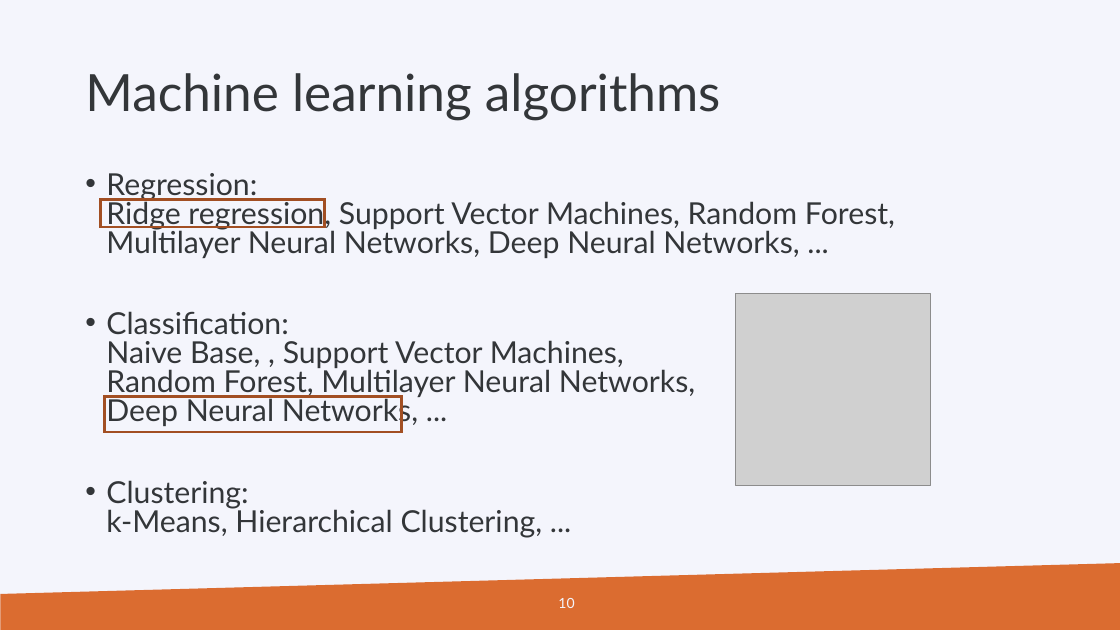
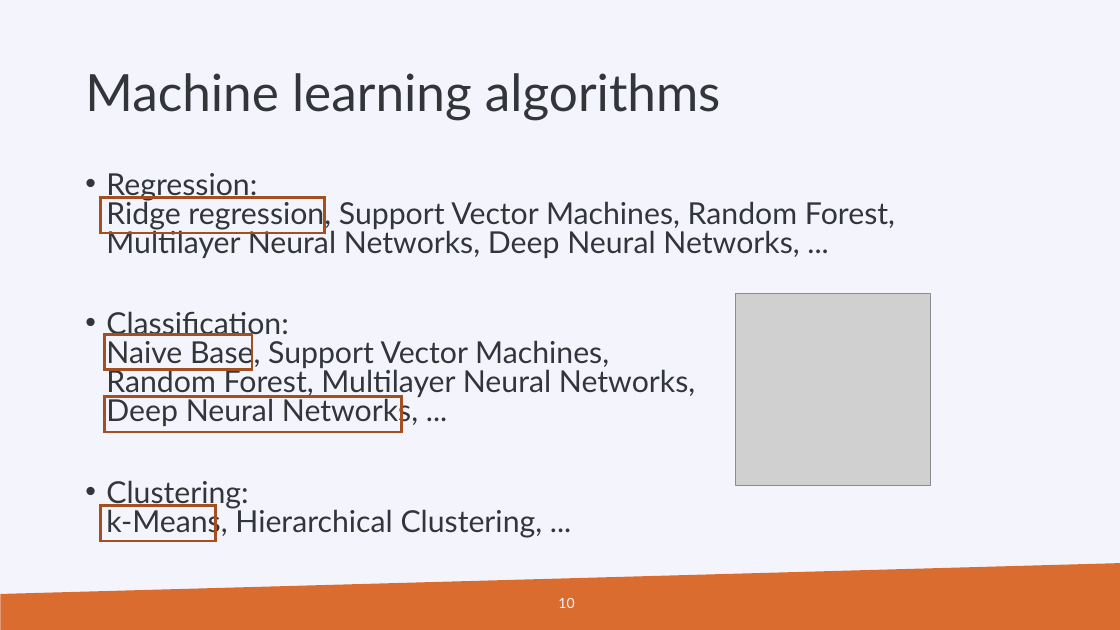
Before and after one commit to gjbex/Machine-learning-with-Python, a slide deck: slide 10 of python_for_machine_learning.pptx. Drawn at 1120x630 pixels with LibreOffice and Linux fonts; fonts in the diff are those of the drawing; grey boxes stand for pictures; background and template pictures are left out. Boxes give left, top, right and bottom in pixels: in the first picture for what was removed or moved away, otherwise in the second. Text is boxed around its words. In the diff, an @@ line names an element or a change of style, - is before the commit and + after.

Commit message:
Fix list of covered algorithms

```diff
--- a/python_for_machine_learning.pptx
+++ b/python_for_machine_learning.pptx
@@ rectangle: place and size @@
-rectangle at box(101, 200, 325, 228)
+rectangle at box(101, 197, 324, 233)
@@ text at box(106, 311, 695, 427): text changed @@
-• Classification:
-  Naive Base, , Support Vector Machines,
-  Random Forest, Multilayer Neural Networks,
-  Deep Neural Networks, ...
+• Classification:
+  Naive Base, Support Vector Machines,
+  Random Forest, Multilayer Neural Networks,
+  Deep Neural Networks, ...
@@ rectangle added at box(105, 334, 252, 370), outline #A25024 2.25 pt @@
@@ rectangle added at box(101, 506, 215, 541), outline #A25024 2.25 pt @@
```
